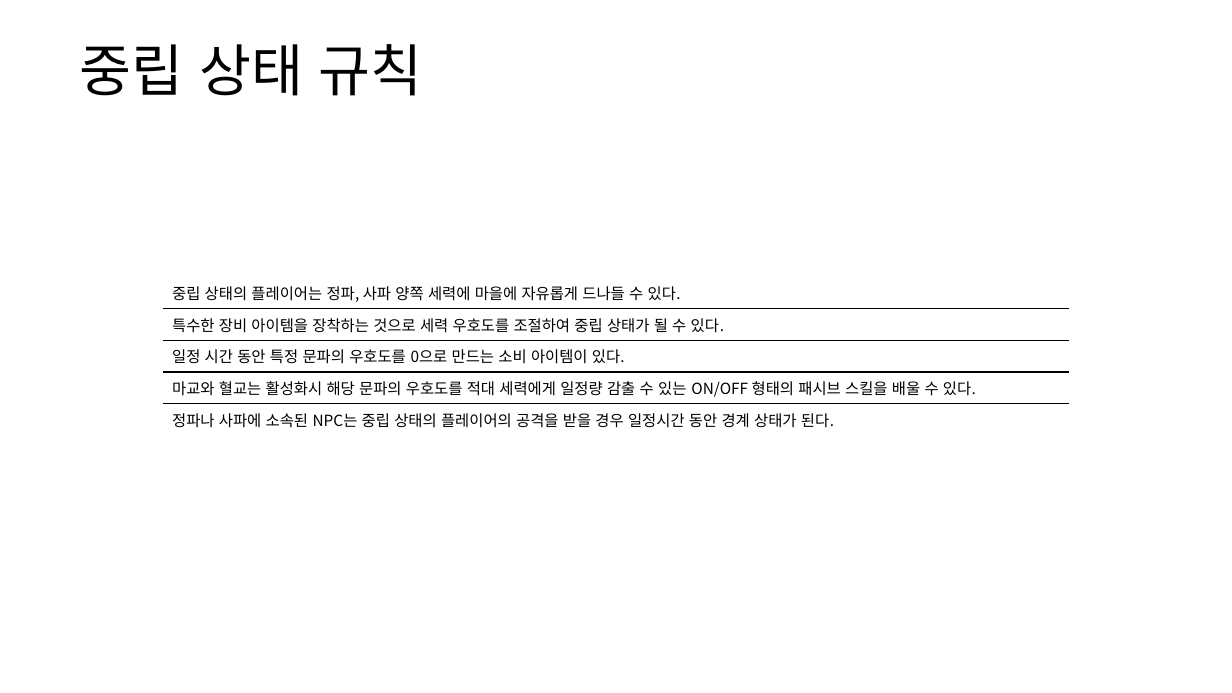
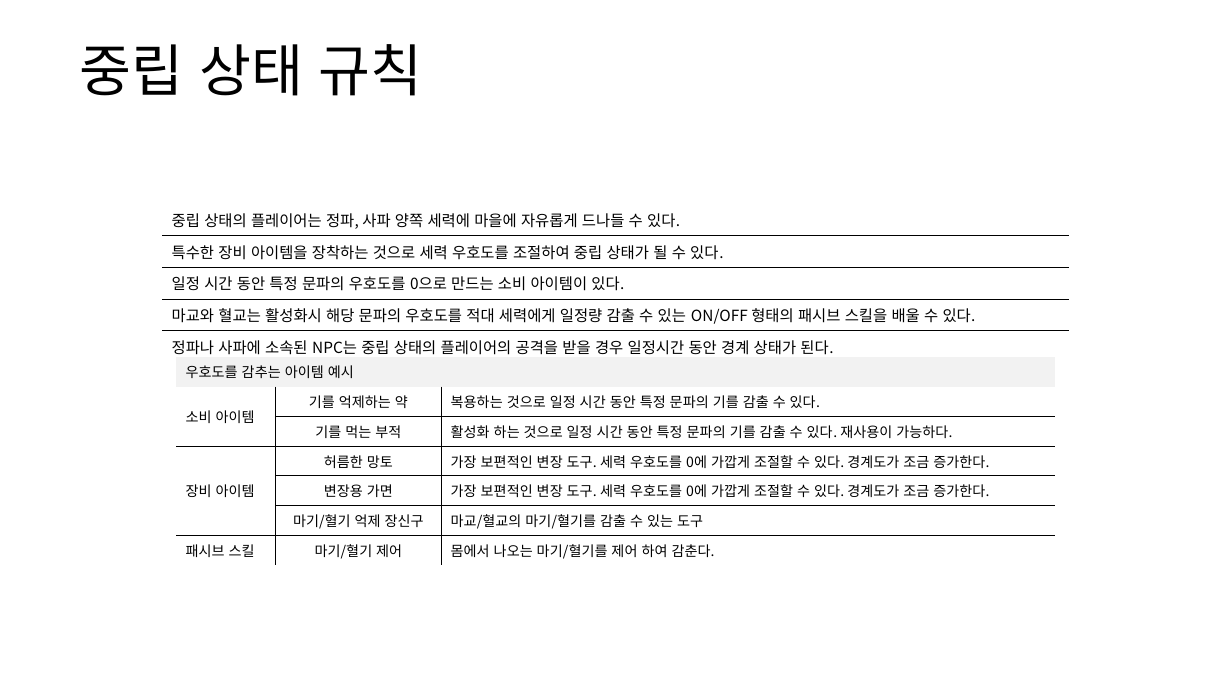
Before and after one commit to yjk0401/unityenginebasic_9th, a slide deck: slide 9 of 기획/방랑엽사전/세력 시스템 기획서.pptx (slide 8 before the commit). Drawn at 1232x693 pixels with LibreOffice and Linux fonts; fonts in the diff are those of the drawing. Boxes give left, top, right and bottom in pixels: in the first picture for what was removed or moved away, otherwise in the second. Text is boxed around its words. In the diff, an @@ line names an element or a change of style, - is before the commit and + after.

```diff
--- a/기획/방랑엽사전/세력 시스템 기획서.pptx
+++ b/기획/방랑엽사전/세력 시스템 기획서.pptx
@@ table: place and size @@
-table at bbox=[163, 277, 1069, 432]
+table at bbox=[163, 204, 1069, 359]
@@ table added at bbox=[177, 357, 1055, 563], 7 rows, 3 columns @@
+우호도를 감추는 아이템 예시 |  | 
+소비 아이템 | 기를 억제하는 약 | 복용하는 것으로 일정 시간 동안 특정 문파의 기를 감출 수 있다.
+ | 기를 먹는 부적 | 활성화 하는 것으로 일정 시간 동안 특정 문파의 기를 감출 수 있다. 재사용이 가능하다.
+장비 아이템 | 허름한 망토 | 가장 보편적인 변장 도구. 세력 우호도를 0에 가깝게 조절할 수 있다. 경계도가 조금 증가한다.
+ | 변장용 가면 | 가장 보편적인 변장 도구. 세력 우호도를 0에 가깝게 조절할 수 있다. 경계도가 조금 증가한다.
+ | 마기/혈기 억제 장신구 | 마교/혈교의 마기/혈기를 감출 수 있는 도구
+패시브 스킬 | 마기/혈기 제어 | 몸에서 나오는 마기/혈기를 제어 하여 감춘다.
```
Also in this commit, not shown: 4 other slides changed, 2 slides added.
